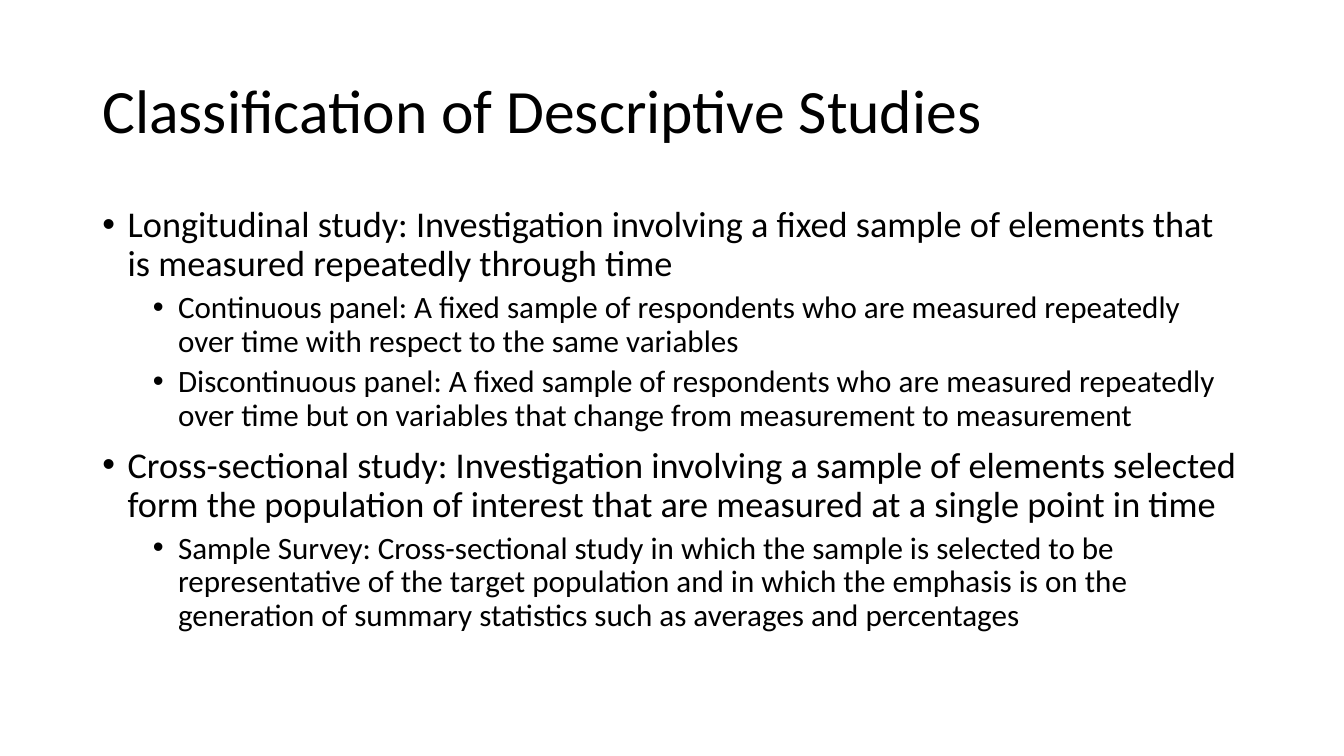
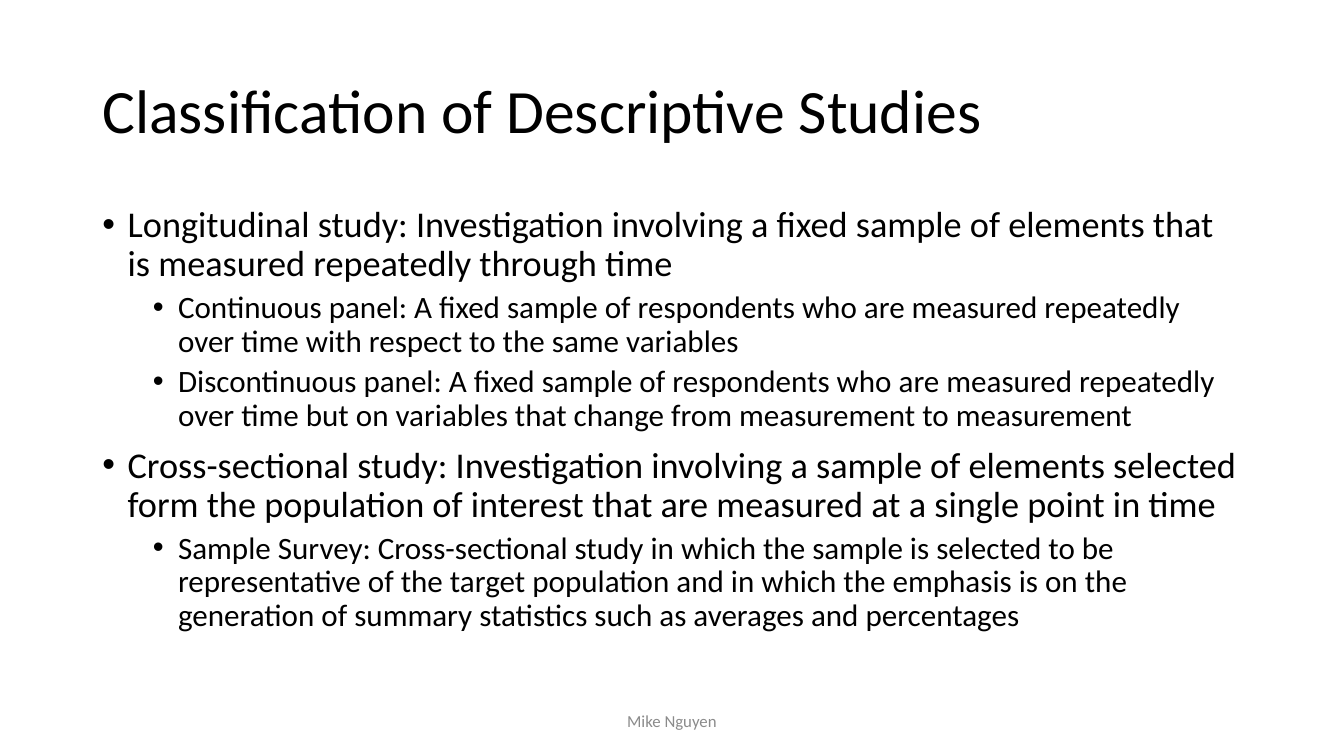
Before and after one commit to mikenguyen13/mar4050, a slide deck: slide 12 of lectures/5/1_Research Presentation.pptx (slide 6 before the commit). Drawn at 1344x756 pixels with LibreOffice and Linux fonts; fonts in the diff are those of the drawing. Boxes give left, top, right and bottom in pixels: in the first picture for what was removed or moved away, otherwise in the second. Text is boxed around its words. In the diff, an @@ line names an element or a change of style, - is before the commit and + after.

```diff
--- a/lectures/5/1_Research Presentation.pptx
+++ b/lectures/5/1_Research Presentation.pptx
@@ text added at (627,715,717,730), 12 pt, text #8C8C8C @@
+Mike Nguyen
```
Also in this commit, not shown: 38 other slides changed, 7 slides added, 1 slide removed, 7 other files.
